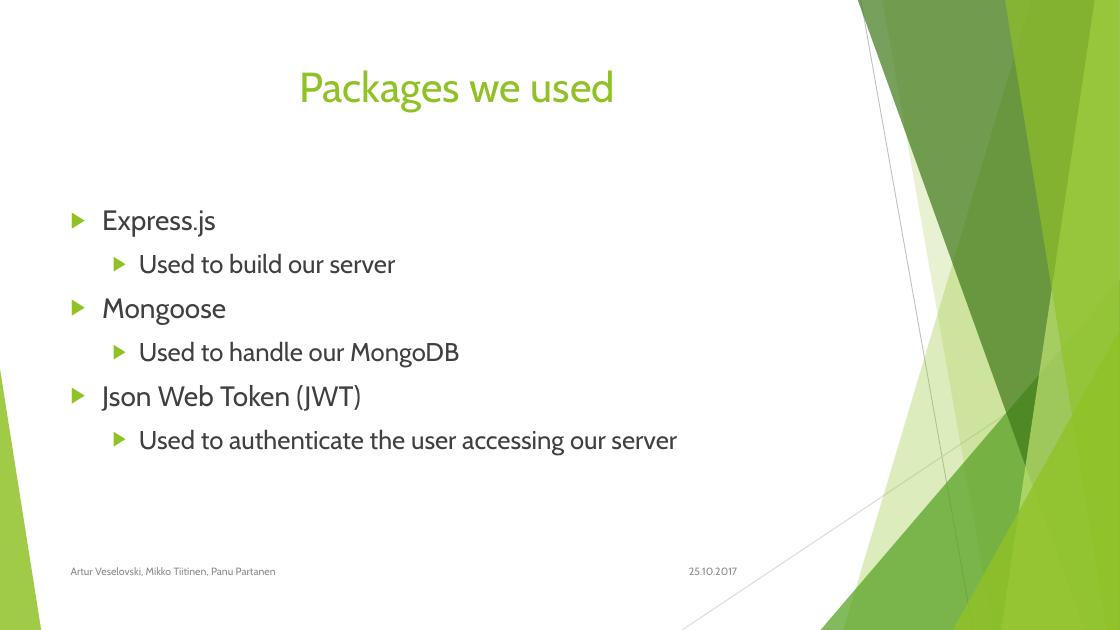
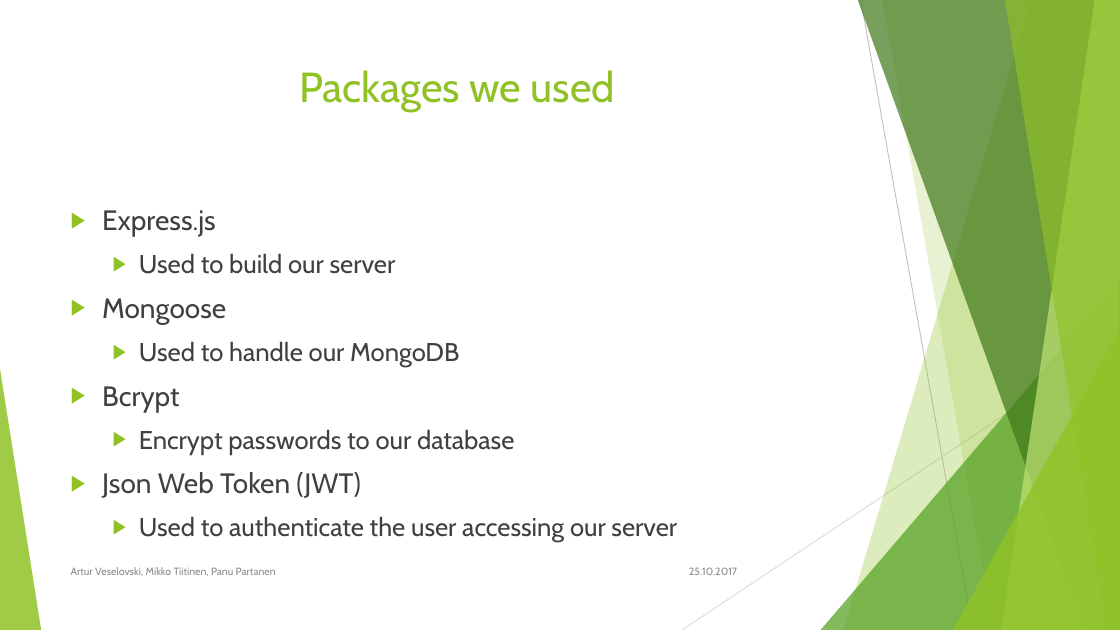
Before and after one commit to Hea7hcliff/note-keeper, a slide deck: slide 5 of Node_js_presentation.pptx. Drawn at 1120x630 pixels with LibreOffice and Linux fonts; fonts in the diff are those of the drawing. Boxes give left, top, right and bottom in pixels: in the first picture for what was removed or moved away, otherwise in the second. Text is boxed around its words. In the diff, an @@ line names an element or a change of style, - is before the commit and + after.

Commit message:
Modified presentation

```diff
--- a/Node_js_presentation.pptx
+++ b/Node_js_presentation.pptx
@@ text at [102,386,514,454]: paragraphs added @@
+▶ Bcrypt
+  ▶ Encrypt passwords to our database
```
Also in this commit, not shown: 4 slides added.
